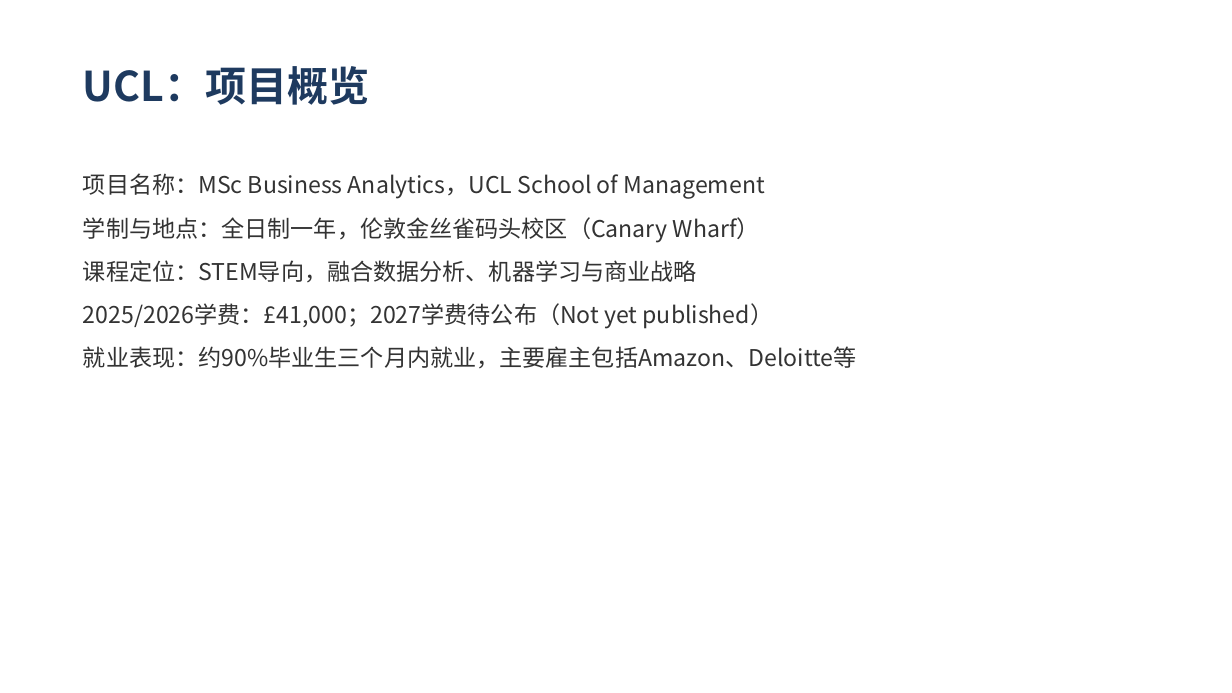
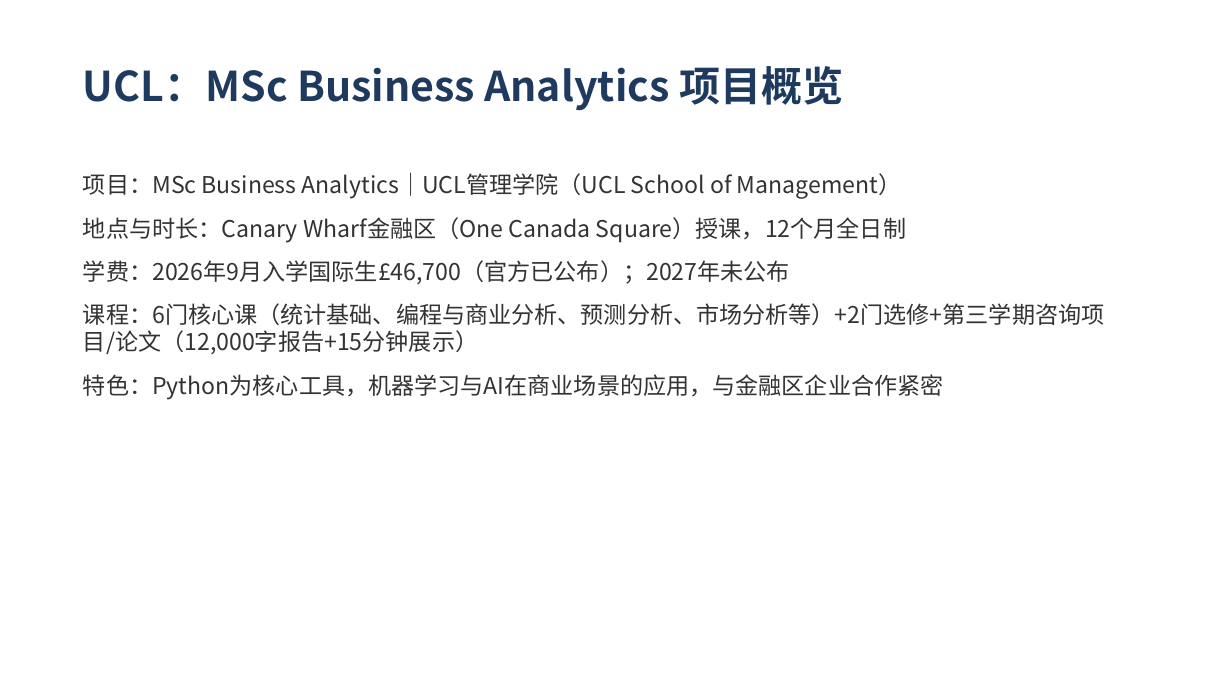
Before and after one commit to SunJenry/PPT_Generator, a slide deck: slide 8 of demo/demo1.pptx (slide 13 before the commit). Drawn at 1232x693 pixels with LibreOffice and Linux fonts; fonts in the diff are those of the drawing. Boxes give left, top, right and bottom in pixels: in the first picture for what was removed or moved away, otherwise in the second. Text is boxed around its words. In the diff, an @@ line names an element or a change of style, - is before the commit and + after.

```diff
--- a/demo/demo1.pptx
+++ b/demo/demo1.pptx
@@ text at (x1=83, y1=66, x2=843, y2=111): text changed @@
-UCL：项目概览
+UCL：MSc Business Analytics 项目概览
@@ text at (x1=83, y1=172, x2=1104, y2=399): text changed @@
-项目名称：MSc Business Analytics，UCL School of Management
-学制与地点：全日制一年，伦敦金丝雀码头校区（Canary Wharf）
-课程定位：STEM导向，融合数据分析、机器学习与商业战略
-2025/2026学费：£41,000；2027学费待公布（Not yet published）
-就业表现：约90%毕业生三个月内就业，主要雇主包括Amazon、Deloitte等
+项目：MSc Business Analytics｜UCL管理学院（UCL School of Management）
+地点与时长：Canary Wharf金融区（One Canada Square）授课，12个月全日制
+学费：2026年9月入学国际生£46,700（官方已公布）；2027年未公布
+课程：6门核心课（统计基础、编程与商业分析、预测分析、市场分析等）+2门选修+第三学期咨询项目/论文（12,000字报告+15分钟展示）
+特色：Python为核心工具，机器学习与AI在商业场景的应用，与金融区企业合作紧密
```
Also in this commit, not shown: 13 other slides changed, 13 slides added, 16 slides removed.
